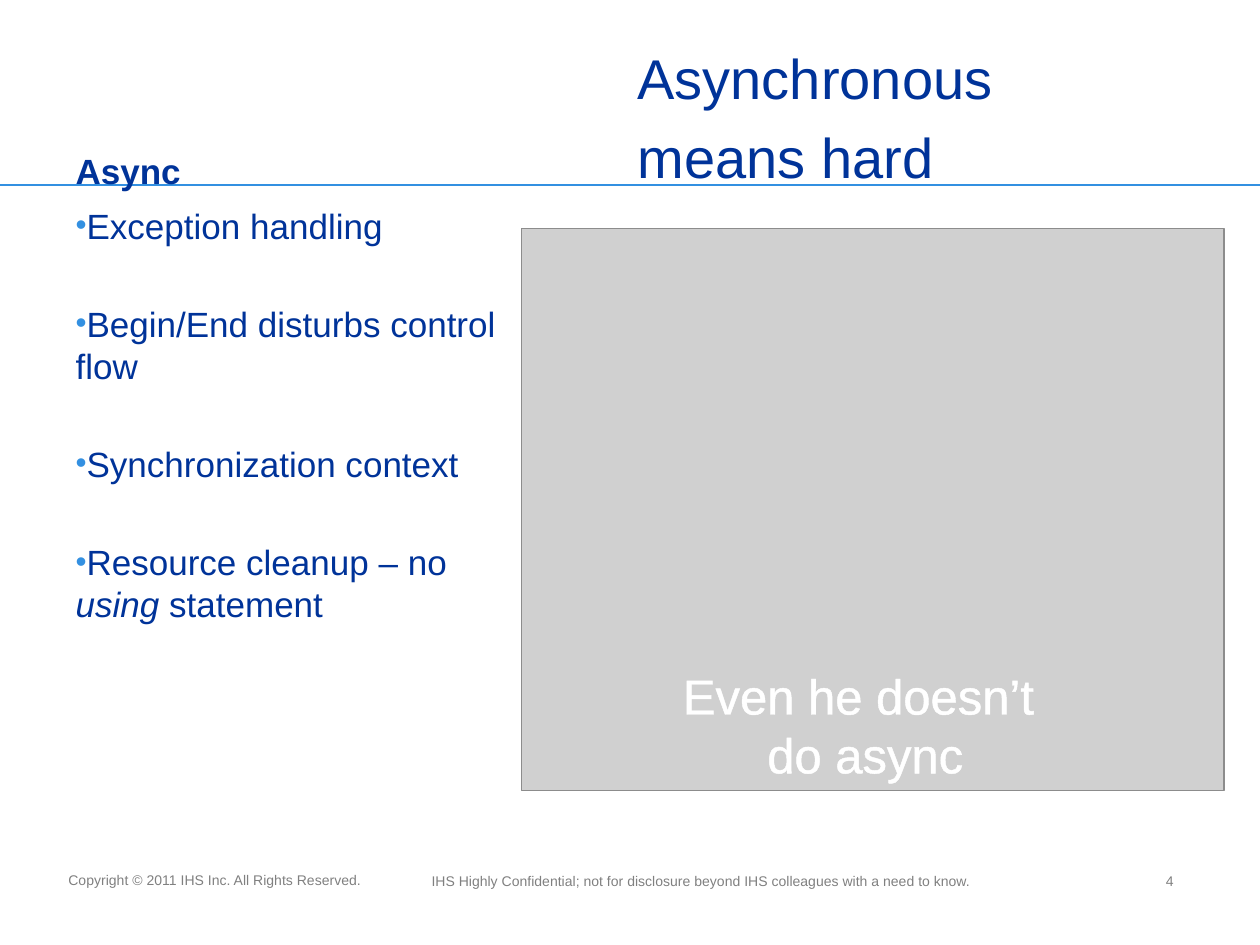
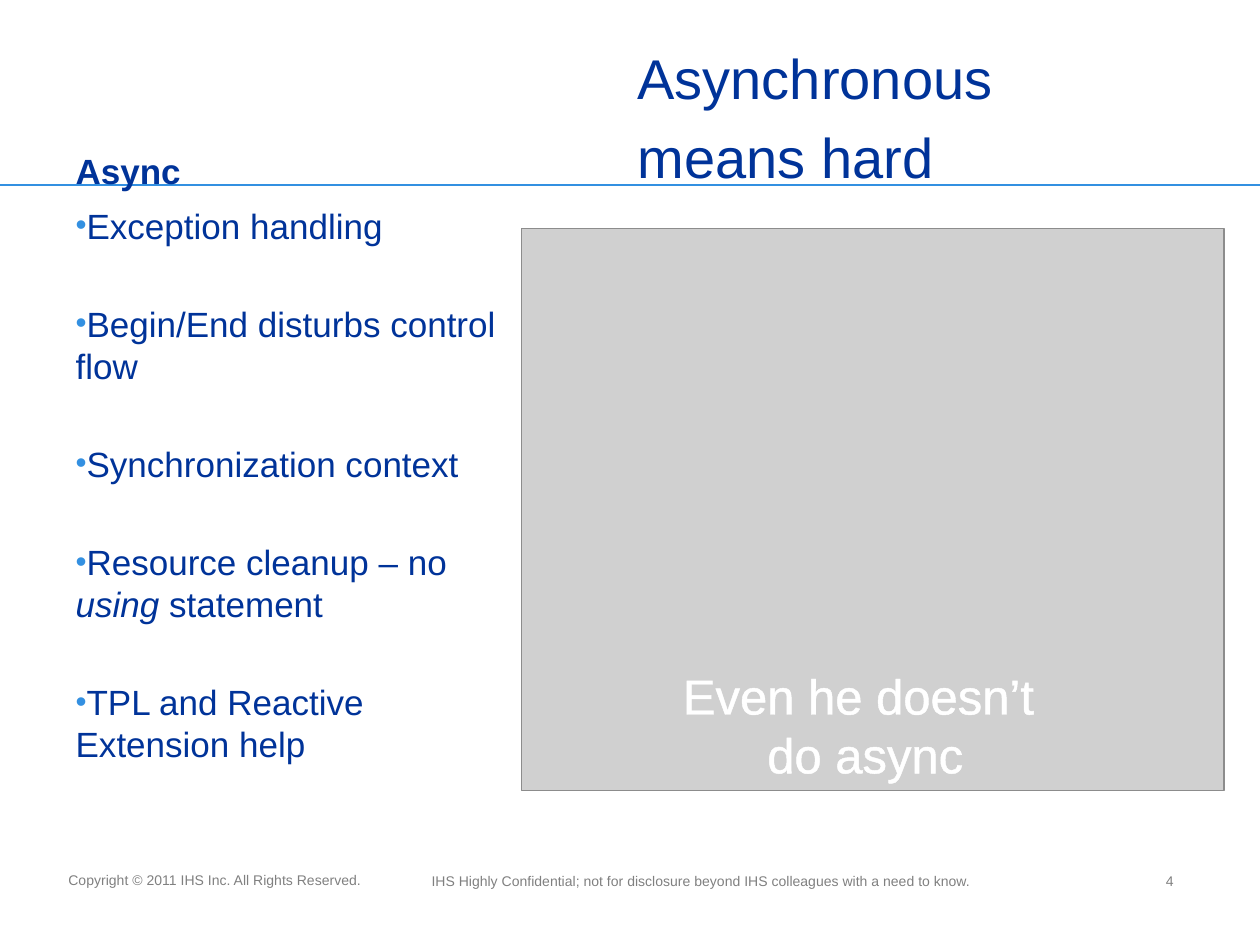
Before and after one commit to miensol/conference2012, a slide deck: slide 4 of C# 5.pptx. Drawn at 1260x945 pixels with LibreOffice and Linux fonts; fonts in the diff are those of the drawing; grey boxes stand for pictures; background and template pictures are left out. Boxes give left, top, right and bottom in pixels: in the first picture for what was removed or moved away, otherwise in the second. Text is boxed around its words. In the diff, an @@ line names an element or a change of style, - is before the commit and + after.

Commit message:
updated presentation

```diff
--- a/C# 5.pptx
+++ b/C# 5.pptx
@@ text at (x1=76, y1=689, x2=363, y2=763): paragraph added @@
+• TPL and Reactive Extension help
```
Also in this commit, not shown: 1 other slide changed, 1 slide added.
